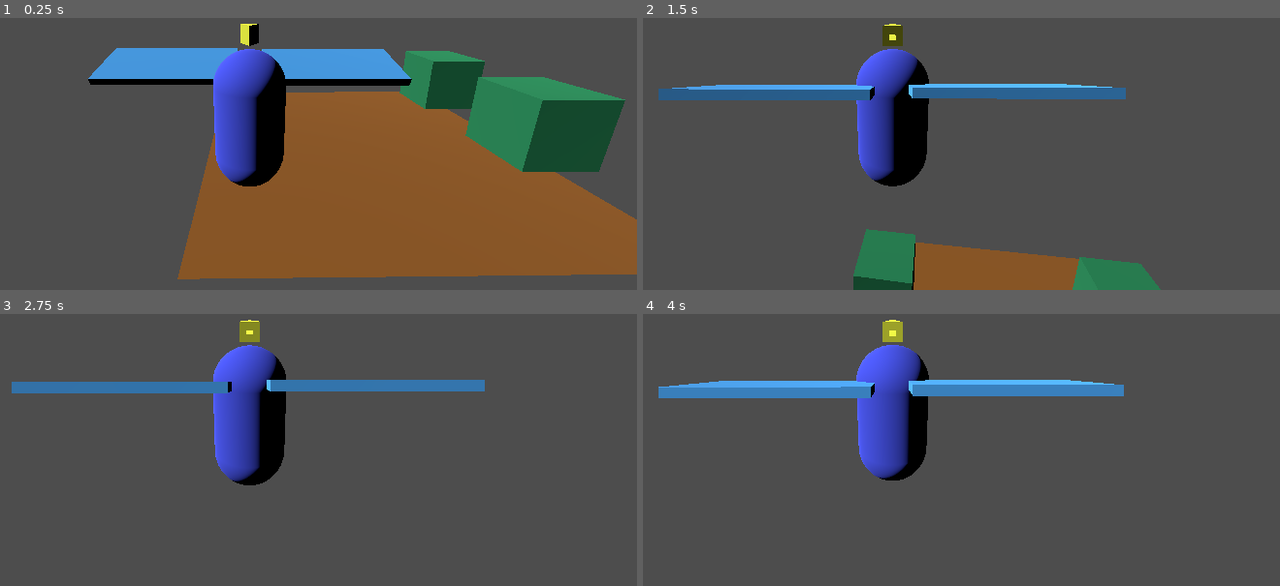
Above: before the commit, frames 1-4 (two rows, left to right).
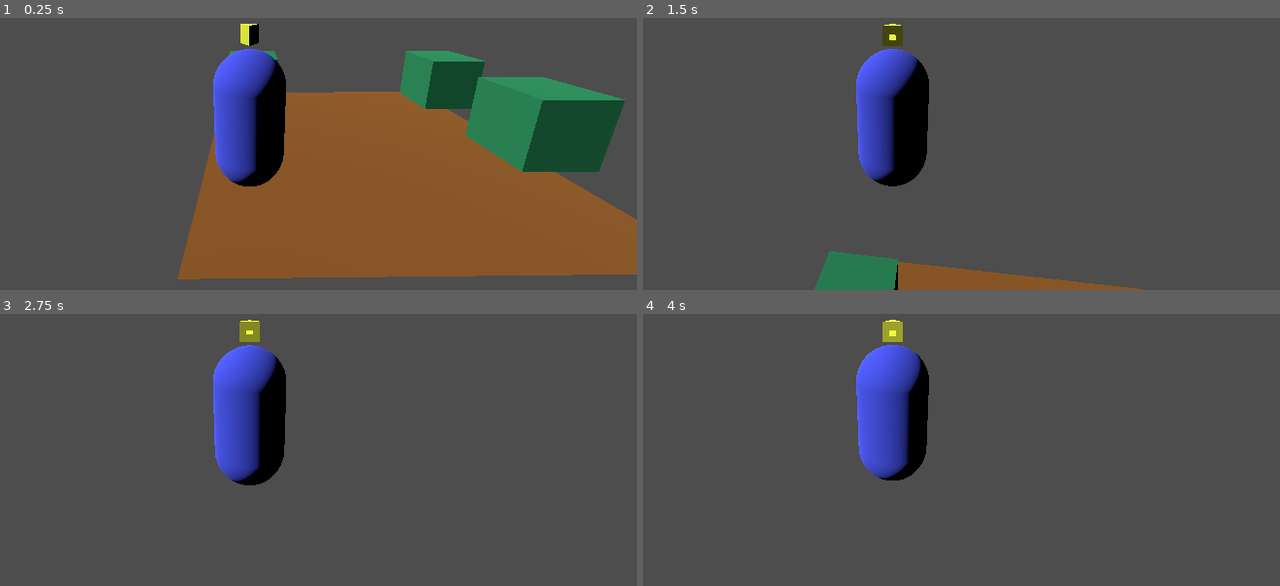
Above: after the commit, the same moments.

Repository: AidanNC/ProjectBeanstalk
Game: Godot game, scene res://Scenes/main.tscn
Same seed, same stepped clock (60 frames per second), same inputs: the game is played once before the commit and once after it.
Inputs (mouse positions are in pixels of both pictures, inside the frame that each line leads up to):
- Up to frame 1 (0.25 s): no input
- Up to frame 2 (1.5 s): tap Enter at 0.5 s; move the mouse to (936, 69) at 0.52 s; hold Space (jump) 0.53-1.28 s; hold W (move_forward) from 0.53 s (still down); move the mouse to (853, 75) at 1.27 s; tap Space (jump) at 1.35 s
- Up to frame 3 (2.75 s): keep holding W (move_forward); tap Space (jump) at 1.52, 1.82, 2 s; move the mouse to (267, 360) at 2.02 s; hold Space (jump) from 2.03 s (still down)
- Up to frame 4 (4 s): keep holding W (move_forward); tap Enter at 2.75 s; move the mouse to (885, 376) at 2.77 s; release Space (jump) at 2.78 s; tap Space (jump) at 2.85, 3.02, 3.32, 3.5 s; move the mouse to (948, 373) at 3.52 s; hold Space (jump) from 3.53 s (still down)

The runs differ from the first frame. In frame 1, 5.2% of the frame differs, in the area x 13-65%, y 11-25%; in frame 2, 9.1%, in the area x 2-82%, y 24-100%; in frame 3, 2.9%; in frame 4, 4.0%.

Commit message:
add: basic gliding mechanic

Diff:
--- a/projectbeanstalk/Scenes/main.tscn
+++ b/projectbeanstalk/Scenes/main.tscn
@@ -17,8 +17,14 @@
 [node name="Brick3" parent="." instance=ExtResource("2_bo1nx")]
 transform = Transform3D(1, 0, 0, 0, 1, 0, 0, 0, 1, 4.04573, 0, -2.11627)
 
+[node name="Brick4" parent="." instance=ExtResource("2_bo1nx")]
+transform = Transform3D(1, 0, 0, 0, 1, 0, 0, 0, 1, 4.04573, 0.0917778, 7.27284)
+
 [node name="Floor" parent="." instance=ExtResource("3_8gbba")]
 transform = Transform3D(1, 0, 0, 0, 1, 0, 0, 0, 1, 2.0109, -0.939078, -1.19472)
+
+[node name="Floor2" parent="." instance=ExtResource("3_8gbba")]
+transform = Transform3D(1, 0, 0, 0, 1, 0, 0, 0, 1, 2.0109, -0.939078, 21.9675)
 
 [node name="OmniLight3D" type="OmniLight3D" parent="."]
 transform = Transform3D(1, 0, 0, 0, 1, 0, 0, 0, 1, -7.27473, 0, -1.99038)
--- a/projectbeanstalk/Scenes/player.tscn
+++ b/projectbeanstalk/Scenes/player.tscn
@@ -34,6 +34,7 @@
 [node name="Player_Body" type="CharacterBody3D" parent="." node_paths=PackedStringArray("camera")]
 script = ExtResource("1_v0iea")
 camera = NodePath("Camroot/h/v/Camera")
+speed = 3.5
 jumpVelocity = 7.16
 
 [node name="CollisionShape3D" type="CollisionShape3D" parent="Player_Body"]
--- a/projectbeanstalk/scripts/character_body_3d.gd
+++ b/projectbeanstalk/scripts/character_body_3d.gd
@@ -6,19 +6,25 @@
 
 var gravity = ProjectSettings.get_setting("physics/3d/default_gravity")
 var flying: bool = false
-var _theta : float
+var _theta: float
+var gliding: bool = false
+var can_jump: bool = true
 
 func _physics_process(delta: float) -> void:
 	handleMovement()
 	handleJump()
-	applyGravity()
+	applyGravity(delta)
 	move_and_slide()
 
 	rotate_player(delta)
 
 	print(velocity)
 
-
+func _process(_delta) -> void:
+	if gliding:
+		$BODY/Wings.visible = true
+	else:
+		$BODY/Wings.visible = false
 
 func rotate_player(delta):
 	if velocity.x != 0 or velocity.z != 0:
@@ -26,40 +32,53 @@
 		$BODY.rotation.y += clamp(turnSpeed * delta, 0, abs(_theta)) * sign(_theta)
 
 
-func applyGravity():
-	velocity.y -= gravity * get_physics_process_delta_time()
+func applyGravity(delta):
+
+	velocity.y -= gravity * delta
+	if gliding:
+		velocity.y = max(velocity.y, -1)
+
 
 func handleJump():
-	if Input.is_action_just_pressed("jump"):
+	if !can_jump && is_on_floor():
+		can_jump = true
+	if can_jump && Input.is_action_just_pressed("jump"):
 		velocity.y = jumpVelocity
+		can_jump = false
+	if Input.is_action_pressed("jump"):
+		gliding = true
+	else:
+		gliding = false
 
 func handleMovement():
 	# Get camera direction
 	var camera_direction = camera.global_transform.basis.z
 
+	var move_direction = Vector3()
 	# Input Handling
 	# Pressing W moves forward on XZ plane in the direction the camera is facing
 	if Input.is_action_pressed("move_forward"):
 		# project camera direction onto XZ plane
-		var move_direction = Vector3(camera_direction.x, 0, camera_direction.z)
-		velocity.z = -move_direction.z * speed
-		velocity.x = -move_direction.x * speed
+		move_direction -= Vector3(camera_direction.x, 0, camera_direction.z)
+
 	# Pressing S moves backward on XZ plane in the direction the camera is facing
 	if Input.is_action_pressed("move_back"):
-		var move_direction = Vector3(camera_direction.x, 0, camera_direction.z)
-		velocity.z = move_direction.z * speed
-		velocity.x = move_direction.x * speed
+		move_direction += Vector3(camera_direction.x, 0, camera_direction.z)
+
 	# Pressing A moves left on XZ plane in the direction the camera is facing
 	if Input.is_action_pressed("move_left"):
-		var move_direction = Vector3(-camera_direction.z, 0, camera_direction.x)
-		velocity.z = move_direction.z * speed
-		velocity.x = move_direction.x * speed
+		move_direction += Vector3(-camera_direction.z, 0, camera_direction.x)
+
 	# Pressing D moves right on XZ plane in the direction the camera is facing
 	if Input.is_action_pressed("move_right"):
-		var move_direction = Vector3(camera_direction.z, 0, -camera_direction.x)
-		velocity.z = move_direction.z * speed
-		velocity.x = move_direction.x * speed
+		move_direction += Vector3(camera_direction.z, 0, -camera_direction.x)
+
 	# Not pressing any movement keys
 	if not Input.is_action_pressed("move_forward") and not Input.is_action_pressed("move_back") and not Input.is_action_pressed("move_left") and not Input.is_action_pressed("move_right"):
 		velocity.x = 0
 		velocity.z = 0
+
+	#not sure if this is doing anything
+	move_direction = move_direction.normalized()
+	velocity.z = move_direction.z * speed
+	velocity.x = move_direction.x * speed
